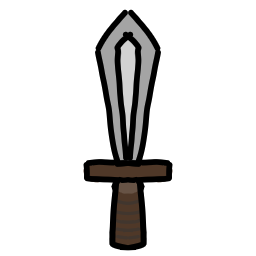
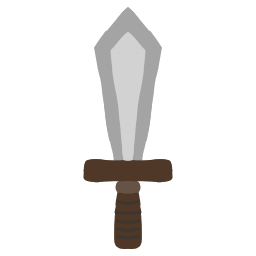
Before/after of a 256px x 256px layered artwork. What changed in the layer stack:
hid "Paint Layer 1", opacity 100% → 24% over (83, 6, 173, 251)
painted on "Paint Layer 2" over (83, 6, 173, 251)
